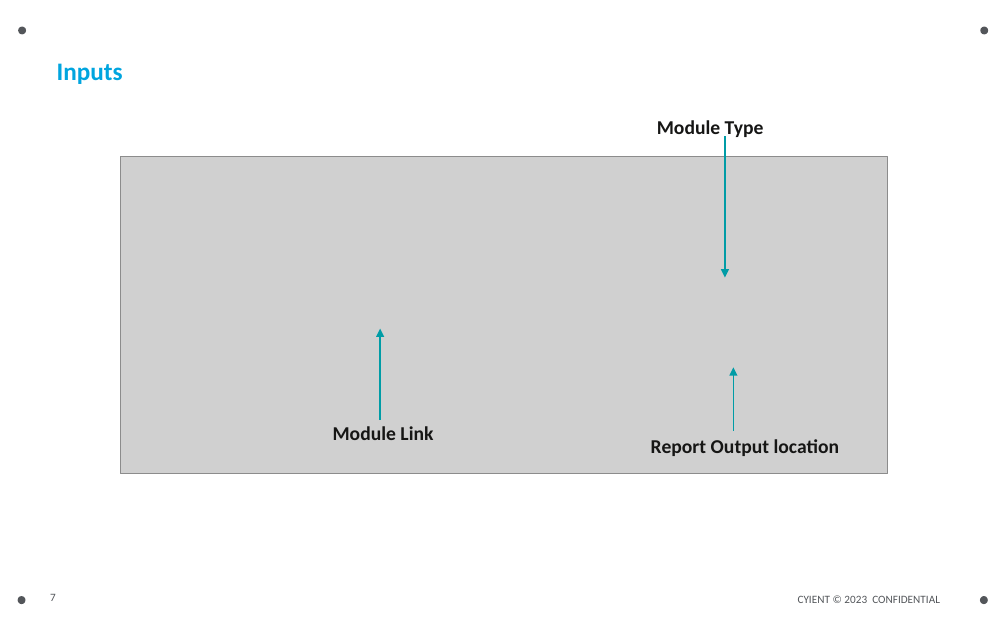
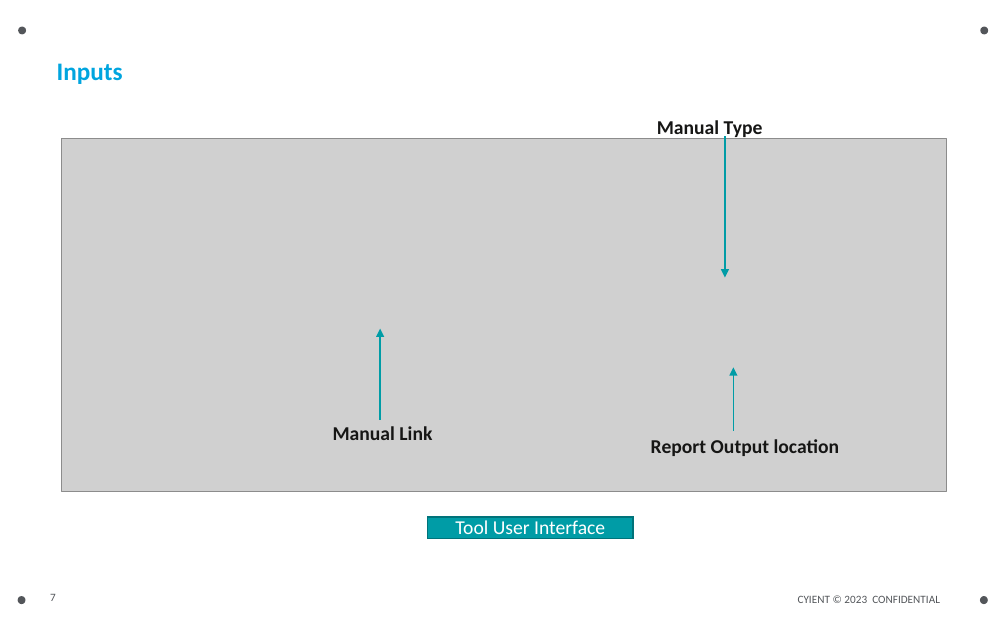
Before and after one commit to JeromeeKaram/FetchCaution, a slide deck: slide 7 of ExtractCautionsForEM/bin/Debug/bin/ExtractCautionsFromEngineManualTool.pptx. Drawn at 1008x630 pixels with LibreOffice and Linux fonts; fonts in the diff are those of the drawing; grey boxes stand for pictures. Boxes give left, top, right and bottom in pixels: in the first picture for what was removed or moved away, otherwise in the second. Text is boxed around its words. In the diff, an @@ line names an element or a change of style, - is before the commit and + after.

```diff
--- a/ExtractCautionsForEM/bin/Debug/bin/ExtractCautionsFromEngineManualTool.pptx
+++ b/ExtractCautionsForEM/bin/Debug/bin/ExtractCautionsFromEngineManualTool.pptx
@@ picture: place and size @@
-picture at bbox=[120, 156, 888, 474]
+picture at bbox=[61, 138, 946, 491]
@@ text at bbox=[657, 120, 763, 139]: text changed @@
-Module Type
+Manual Type
@@ text at bbox=[333, 426, 432, 440]: text changed @@
-Module Link
+Manual Link
@@ rectangle added at bbox=[427, 517, 633, 538], fill #009CA6, outline #00737B 1 pt, 14 pt, text #FFFFFF @@
+Tool User Interface
```
Also in this commit, not shown: 8 other slides changed, 4 slides added, 7 other files.
